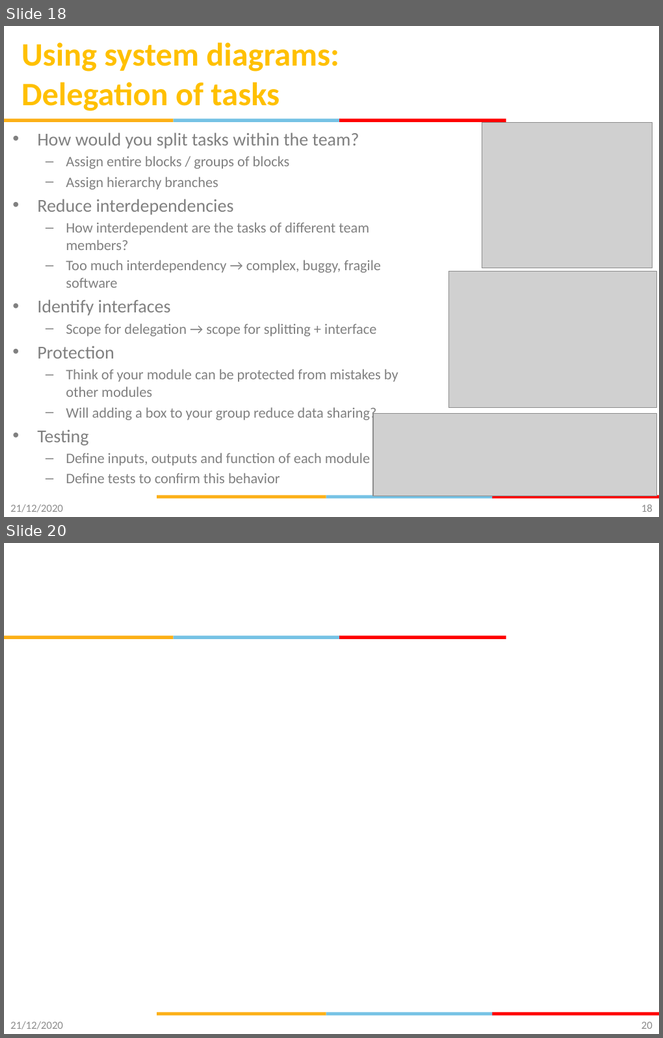
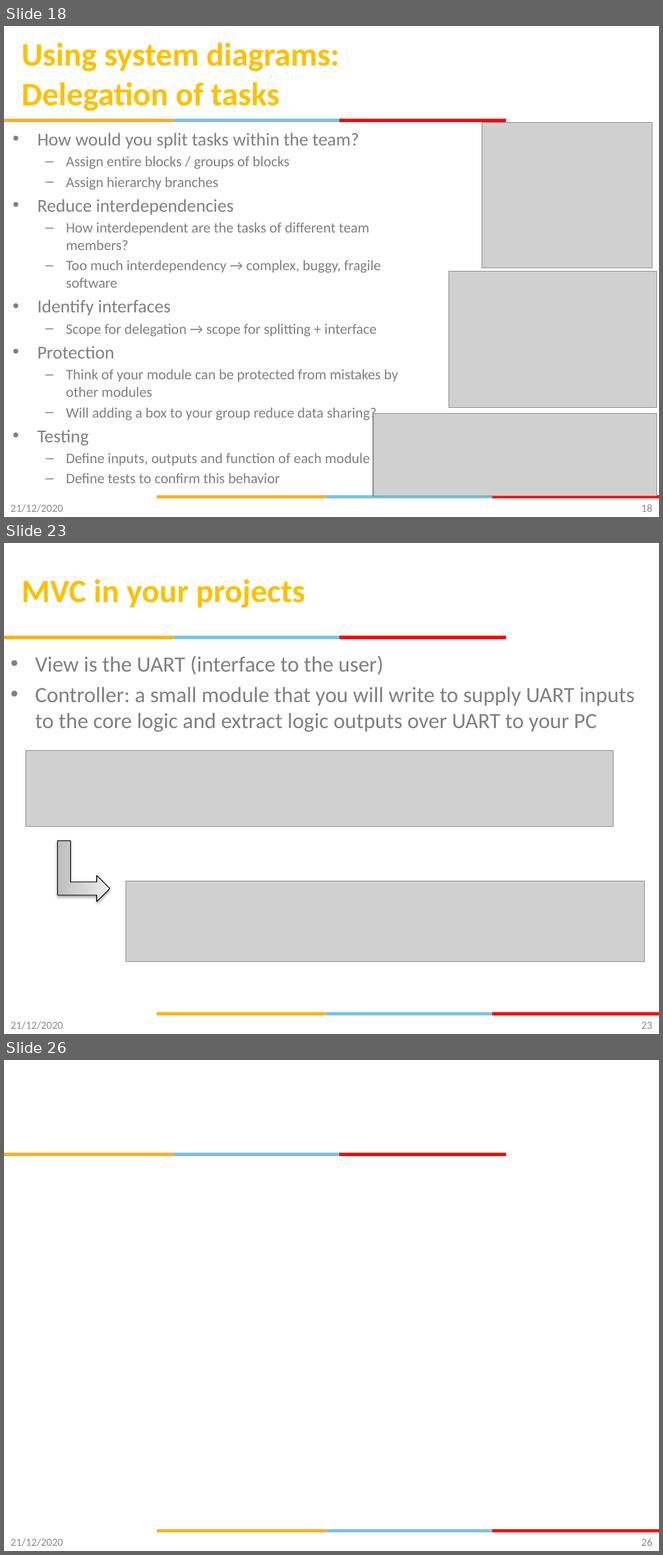
Before and after one commit to gsaurabhr-teaching/csg523-material, a slide deck: Lec-13-16-firmware-architecture.pptx. Shown one above the other, each under a label of ours: slides 18 and 20 before the commit, slides 18, 23 and 26 after it; the slides between them are not shown. The pictures are 663x1038 and 663x1555 pixels, drawn with LibreOffice and Linux fonts; fonts in the diff are those of the drawing; grey boxes stand for pictures; background and template pictures are left out. Boxes give left, top, right and bottom in pixels: in the first picture for what was removed or moved away, otherwise in the second. Text is boxed around its words. In the diff, an @@ line names an element or a change of style, - is before the commit and + after.

```diff
--- a/Lec-13-16-firmware-architecture.pptx
+++ b/Lec-13-16-firmware-architecture.pptx
@@ slide 23 added at bbox=[4, 543, 659, 1034], background #FFFFFF; not listed: 6 template elements that a slide beside it also shows @@
@@ title added at bbox=[22, 579, 305, 608], 36 pt, text #FFC000, bold @@
+MVC in your projects
@@ text added at bbox=[35, 655, 635, 732], 24 pt, text #808080 @@
+• View is the UART (interface to the user)
+• Controller: a small module that you will write to supply UART inputs to the core logic and extract logic outputs over UART to your PC
@@ picture added at bbox=[25, 751, 613, 827] @@
@@ bent up arrow added at bbox=[57, 841, 110, 902], fill gradient #BDBDBD to #D1D1D1 to #EEEEEE, outline #000000 0.75 pt @@
@@ picture added at bbox=[126, 882, 645, 962] @@
@@ text added at bbox=[10, 1021, 63, 1030], 12 pt, text #8C8C8C @@
+21/12/2020
@@ page number added at bbox=[642, 1022, 653, 1029], 12 pt, text #898989 @@
+23
@@ what was slide 20 is now slide 26 @@
@@ page number at bbox=[642, 1539, 653, 1546]: text changed @@
-20
+26
```
Also in this commit, not shown: 3 slides changed, 5 other slides added.
